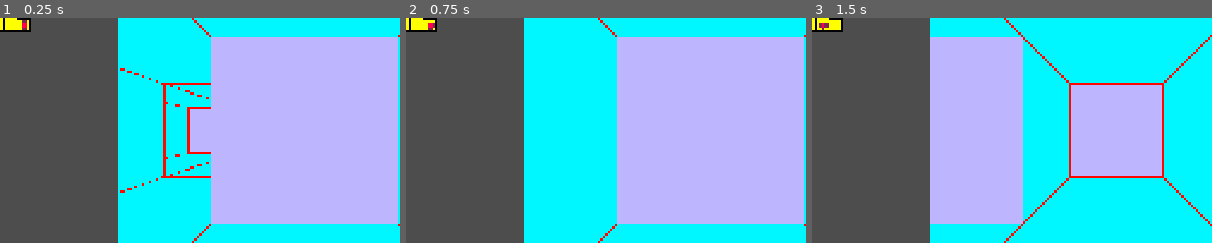
Above: before the commit, frames 1-3 (left to right).
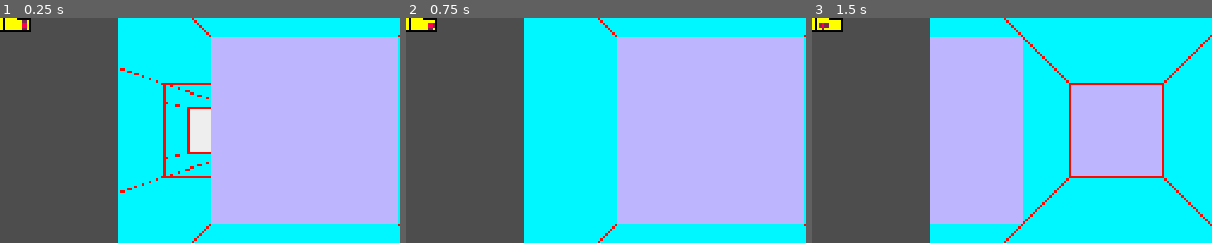
Above: after the commit, the same moments.

Repository: sym-z/arm-to-the-teeth
Game: Godot game, scene res://scenes/testing_level/testing_level.tscn
Two runs of this game, one before a commit and one after it. Both use one fixed random seed, a clock stepped at 60 frames per second and the inputs below. The project has no main scene, so this scene is started directly.
Inputs:
- Up to frame 1 (0.25 s): no input
- Up to frame 2 (0.75 s): tap Enter at 0.5 s; hold D (turn_right) from 0.53 s (still down)
- Up to frame 3 (1.5 s): tap Space at 1.25 s; release D (turn_right) at 1.28 s; hold S (move_back) from 1.28 s (still down)
The pictures show only the part of the screen within x 12-62%, y 25-75%; the shares and areas given below are measured in that part.

The runs differ from the first frame. In frame 1, 1.0% of the frame differs, in the area x 47-53%, y 40-60%; in frame 2, nothing differs; in frame 3, nothing differs.

Commit message:
fixed error and cleaned up code
needs testing before merge, but the new rendering tactic seems to be working

Diff:
--- a/src/prefabs/dungeon_viewport/dungeon_viewport.gd
+++ b/src/prefabs/dungeon_viewport/dungeon_viewport.gd
@@ -6,20 +6,11 @@
 enum CENTER {WALL, EMPTY}
 enum SIDE {WALL, TURN, EMPTY}
 ## Wall Sprites
-## d0
-## TODO: DELETE THESE 2 LINES
-enum D0_CENTER {WALL,EMPTY}
-enum D0_SIDE {WALL, TURN, EMPTY}
-
 @export_category("D0 Walls")
 @export var d0_left : AnimatedSprite2D
 @export var d0_center : AnimatedSprite2D
 @export var d0_right : AnimatedSprite2D
-var d0_walls : Dictionary[String,AnimatedSprite2D] = {
-	"left" : d0_left,
-	"center" : d0_center,
-	"right" : d0_right,
-}
+
 @export_category("D1 Walls")
 @export var d1_f_left : AnimatedSprite2D
 @export var d1_l_center : AnimatedSprite2D
@@ -45,13 +36,6 @@
 @export var d2_ff_right : AnimatedSprite2D
 @export var d2_ff_right_center : AnimatedSprite2D
 @export var d2_fff_right : AnimatedSprite2D
-# Called when the node enters the scene tree for the first time.
-func _ready():
-	pass # Replace with function body.
-
-# Called every frame. 'delta' is the elapsed time since the previous frame.
-func _process(delta):
-	pass
 
 func _on_map_map_generated():
 	refresh_viewport_2()
@@ -276,18 +260,22 @@
 		d2_r_center.frame = d2_rc_draw_config[0]
 		d2_f_right.frame = d2_rc_draw_config[2]
 	# D2 Far Left Center Refresh (d2_f_left_center,d2_ff_left)
+	if d2_f_left_center_cell != null:
 		var d2_flc_draw_config = get_cell_draw_config(d2_f_left_center_cell, player.facing)
 		d2_f_left_center.frame = d2_flc_draw_config[0]
 		d2_ff_left.frame = d2_flc_draw_config[1]
 	# D2 Far Right Center Refresh (d2_f_right_center,d2_ff_right)
+	if d2_f_right_center_cell != null:
 		var d2_frc_draw_config = get_cell_draw_config(d2_f_right_center_cell, player.facing)
 		d2_f_right_center.frame = d2_frc_draw_config[0]
 		d2_ff_right.frame = d2_frc_draw_config[2]
 	# D2 Farther Left Center Refresh (d2_ff_left_center,d2_fff_left)
+	if d2_ff_left_center_cell != null:
 		var d2_fflc_draw_config = get_cell_draw_config(d2_ff_left_center_cell, player.facing)
 		d2_ff_left_center.frame = d2_fflc_draw_config[0]
 		d2_fff_left.frame = d2_fflc_draw_config[1]
 	# D2 Farther Right Center Refresh (d2_ff_right_center,d2_fff_right)
+	if d2_ff_right_center_cell != null:
 		var d2_ffrc_draw_config = get_cell_draw_config(d2_ff_right_center_cell, player.facing)
 		d2_ff_right_center.frame = d2_ffrc_draw_config[0]
 		d2_fff_right.frame = d2_ffrc_draw_config[2]
